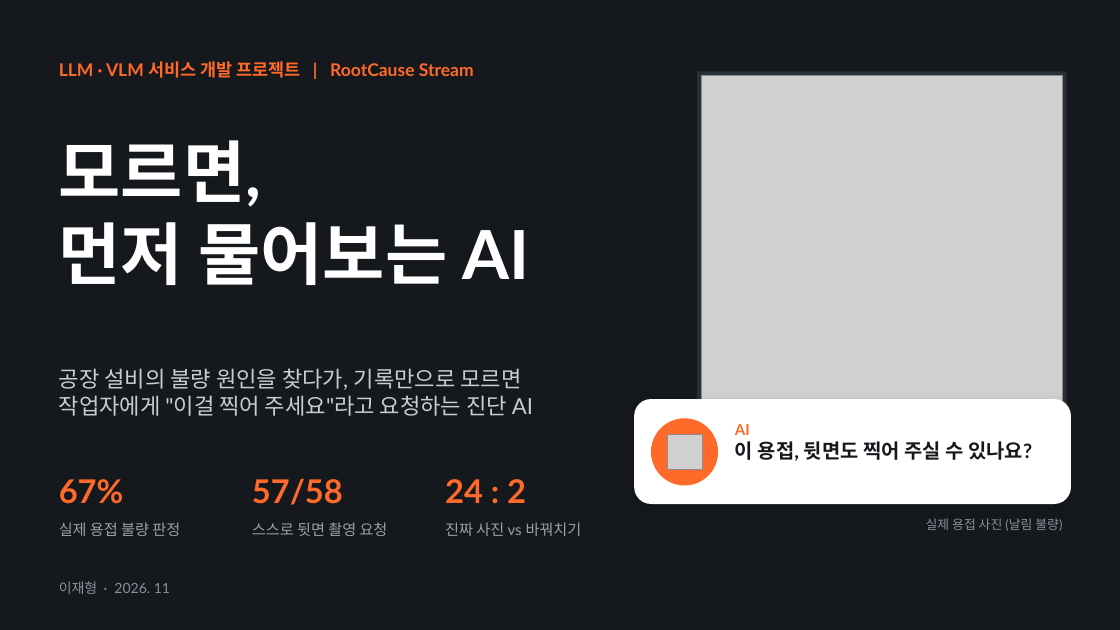
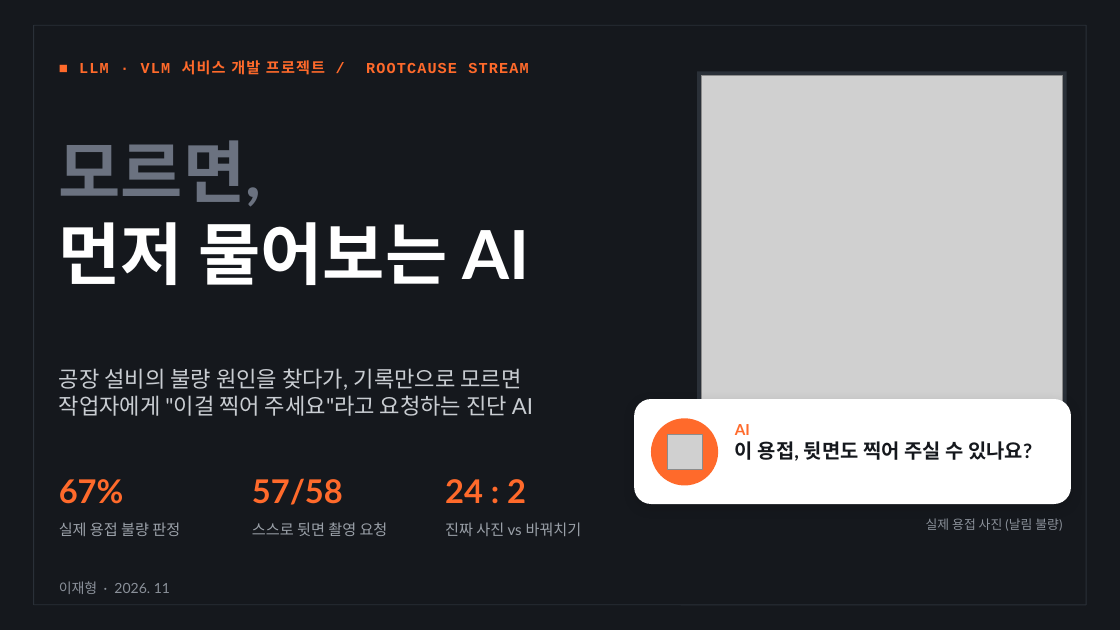
Before and after one commit to dlwogud/rootcause-stream, a slide deck: slide 1 of deck/RootCause_Stream_발표자료.pptx. Drawn at 1120x630 pixels with LibreOffice and Linux fonts; fonts in the diff are those of the drawing; grey boxes stand for pictures. Boxes give left, top, right and bottom in pixels: in the first picture for what was removed or moved away, otherwise in the second. Text is boxed around its words. In the diff, an @@ line names an element or a change of style, - is before the commit and + after.

```diff
--- a/deck/RootCause_Stream_발표자료.pptx
+++ b/deck/RootCause_Stream_발표자료.pptx
@@ line added from (34, 25) to (34, 605), #2A3038 0.75 pt @@
@@ line added from (34, 25) to (1086, 25), #2A3038 0.75 pt @@
@@ line added from (1086, 25) to (1086, 605), #2A3038 0.75 pt @@
@@ text at (x1=79, y1=60, x2=528, y2=75): text changed; size 15 to 13 pt; font Lato to Courier New @@
-LLM · VLM 서비스 개발 프로젝트 | RootCause Stream
+■ LLM · VLM 서비스 개발 프로젝트 / ROOTCAUSE STREAM
@@ text at (x1=59, y1=140, x2=530, y2=285): text changed @@
-모르면,
-먼저 물어보는 AI
+모르면,
+먼저 물어보는 AI
@@ line added from (34, 605) to (1086, 605), #2A3038 0.75 pt @@
```
Also in this commit, not shown: 15 other slides changed, 8 other files.
